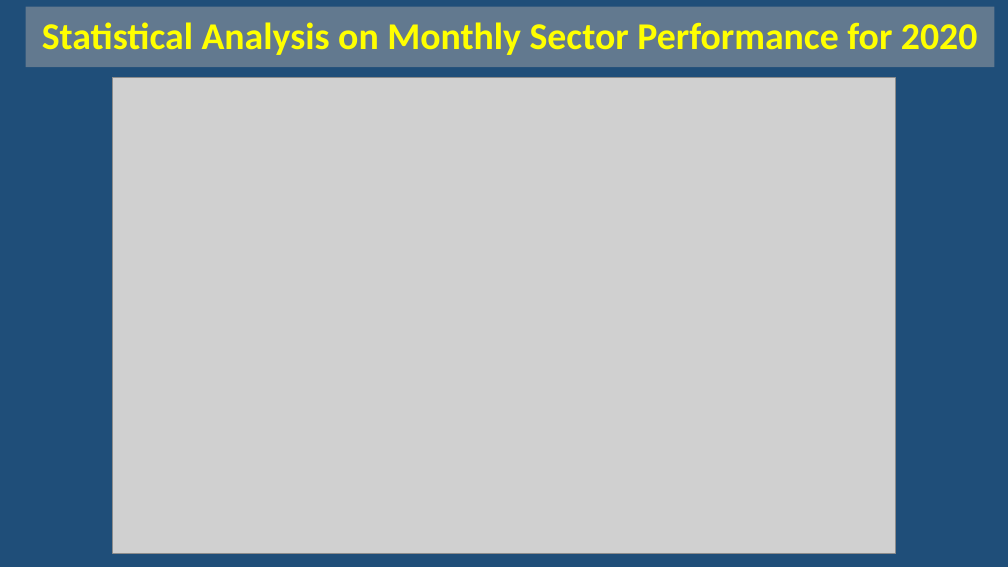
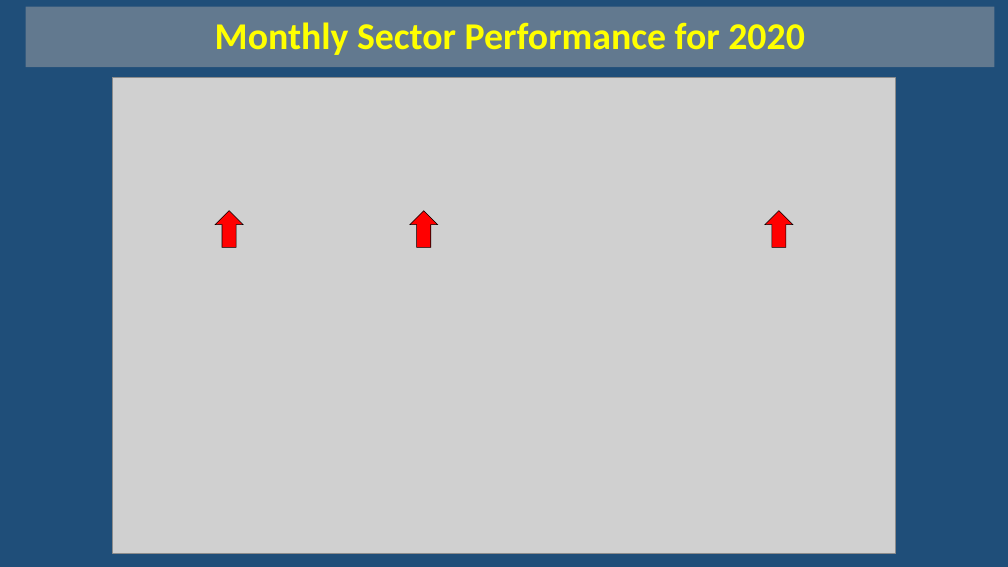
Before and after one commit to andresALLDAY/Project1, a slide deck: slide 7 of COVIDwinners 12.22.pptx (slide 4 before the commit). Drawn at 1008x567 pixels with LibreOffice and Linux fonts; fonts in the diff are those of the drawing; grey boxes stand for pictures. Boxes give left, top, right and bottom in pixels: in the first picture for what was removed or moved away, otherwise in the second. Text is boxed around its words. In the diff, an @@ line names an element or a change of style, - is before the commit and + after.

```diff
--- a/COVIDwinners 12.22.pptx
+++ b/COVIDwinners 12.22.pptx
@@ text in rectangle at [215, 22, 805, 55]: text changed @@
-Statistical Analysis on Monthly Sector Performance for 2020
+Monthly Sector Performance for 2020
@@ right arrow added at [216, 210, 243, 247], fill #FF0000, outline #000000 0.5 pt @@
@@ right arrow added at [410, 210, 438, 247], fill #FF0000, outline #000000 0.5 pt @@
@@ right arrow added at [765, 210, 793, 247], fill #FF0000, outline #000000 0.5 pt @@
```
Also in this commit, not shown: 2 other slides changed, 3 slides added, 3 slides removed.
